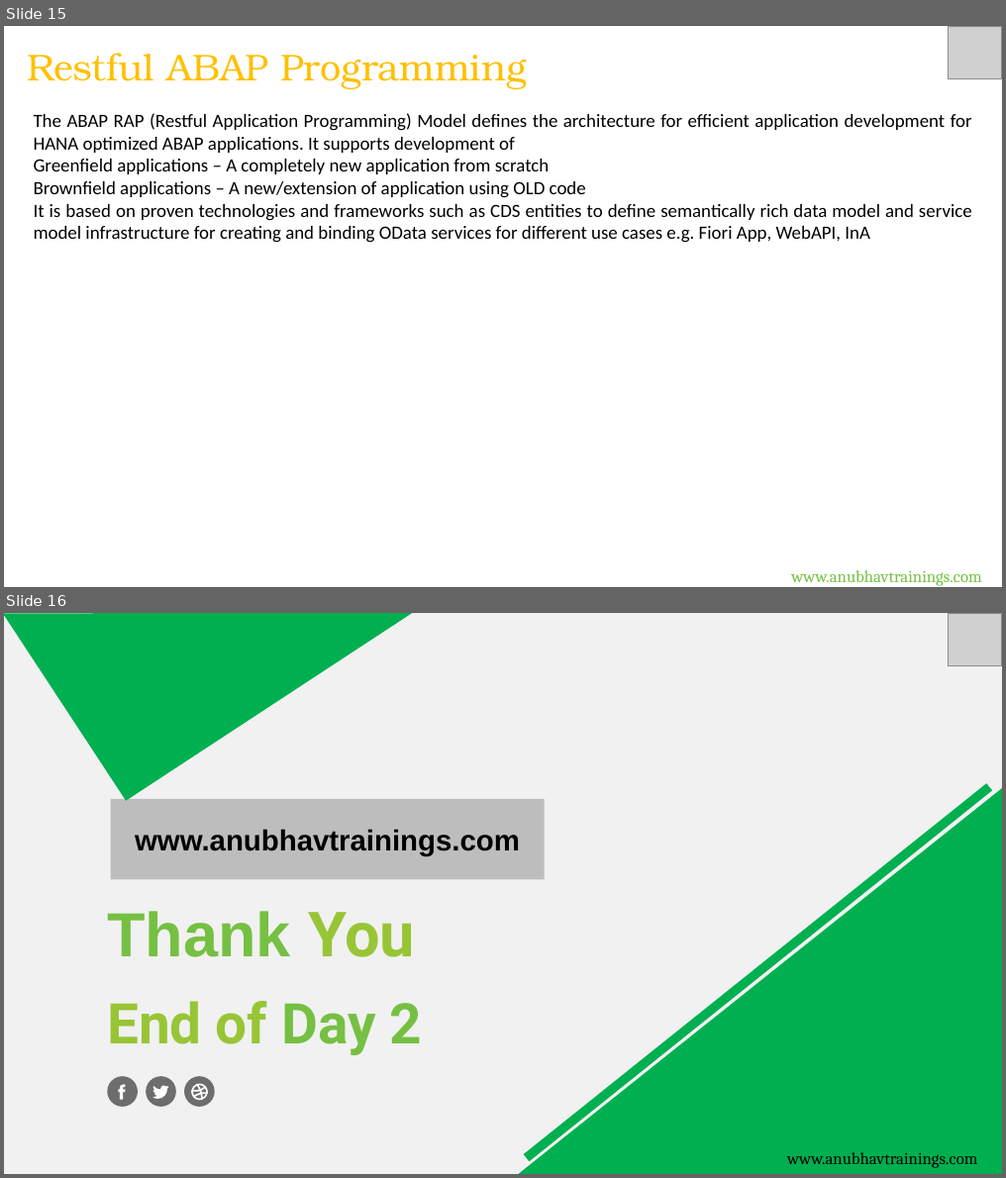
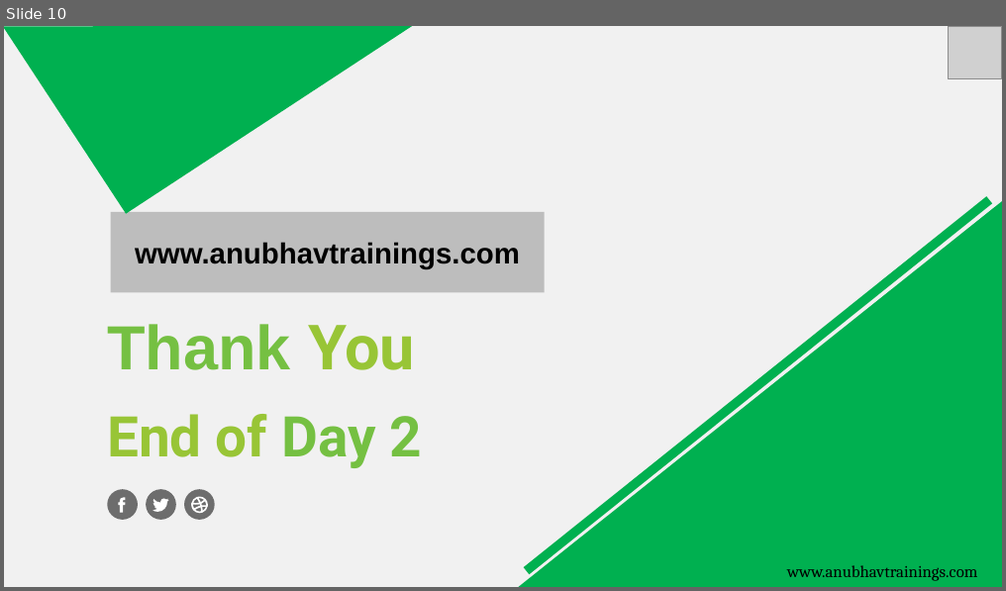
Before and after one commit to soyuztechnologies/CDS_AMDP_RAP_Training_60H, a slide deck: Day 3/DAY-3.pptx. Shown one above the other, each under a label of ours: slides 15 and 16 before the commit, slide 10 after it. The pictures are 1006x1178 and 1006x591 pixels, drawn with LibreOffice and Linux fonts; fonts in the diff are those of the drawing; grey boxes stand for pictures. Boxes give left, top, right and bottom in pixels: in the first picture for what was removed or moved away, otherwise in the second. Text is boxed around its words. In the diff, an @@ line names an element or a change of style, - is before the commit and + after.

```diff
--- a/Day 3/DAY-3.pptx
+++ b/Day 3/DAY-3.pptx
@@ slide 15 removed at [4,26,1002,587], background #FFFFFF @@
@@ title removed at [27,53,526,89] @@
-Restful ABAP Programming
@@ picture removed at [948,26,1002,79] @@
@@ text removed at [34,113,972,243] @@
-The ABAP RAP (Restful Application Programming) Model defines the architecture for efficient application development for HANA optimized ABAP applications. It supports development of
-Greenfield applications – A completely new application from scratch
-Brownfield applications – A new/extension of application using OLD code
-It is based on proven technologies and frameworks such as CDS entities to define semantically rich data model and service model infrastructure for creating and binding OData services for different use cases e.g. Fiori App, WebAPI, InA
@@ text removed at [791,570,981,586] @@
-www.anubhavtrainings.com
@@ what was slide 16 is now slide 10 @@
```
Also in this commit, not shown: 4 slides changed, 2 slides added, 7 other slides removed, 4 other files.
